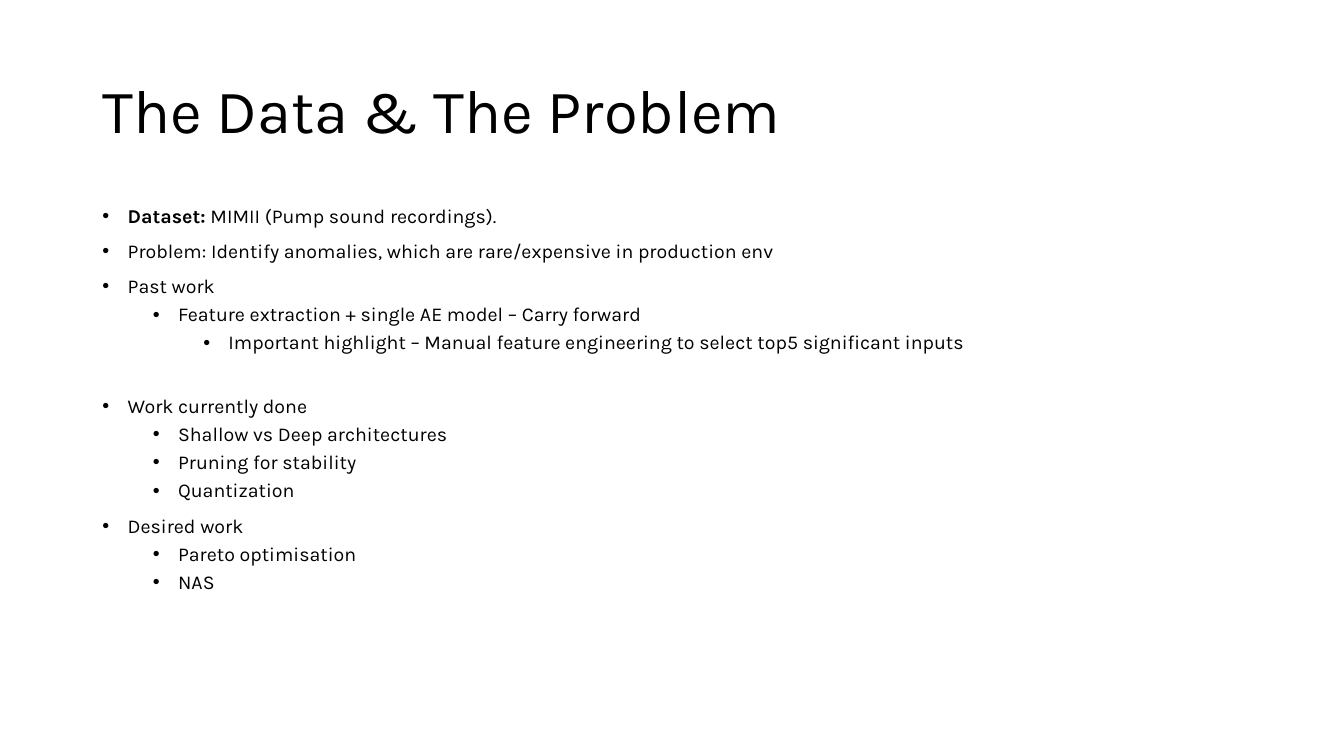
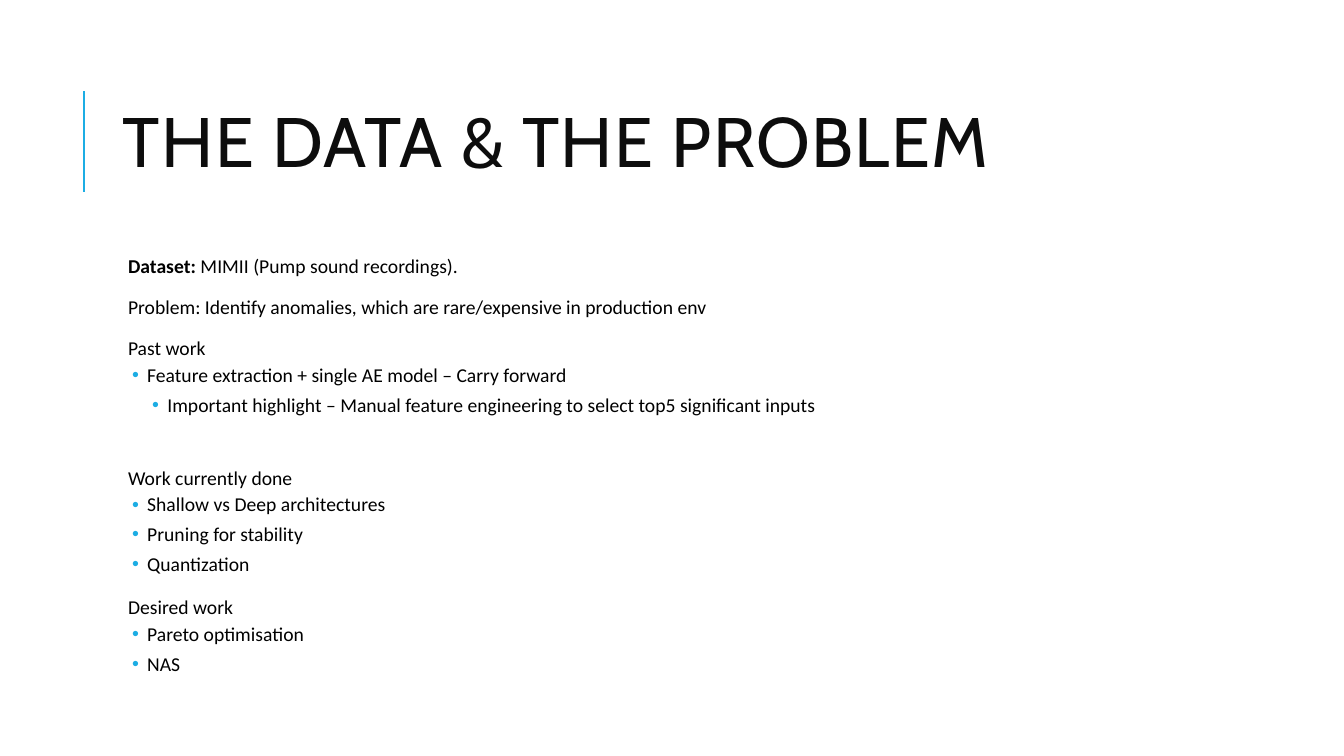
Before and after one commit to likesh525/MIMII-autoencoder, a slide deck: slide 2 of Pump-Net.pptx. Drawn at 1344x756 pixels with LibreOffice and Linux fonts; fonts in the diff are those of the drawing. Boxes give left, top, right and bottom in pixels: in the first picture for what was removed or moved away, otherwise in the second. Text is boxed around its words. In the diff, an @@ line names an element or a change of style, - is before the commit and + after.

```diff
--- a/Pump-Net.pptx
+++ b/Pump-Net.pptx
@@ line added from (84, 192) to (84, 91), #1CADE4 1.5 pt @@
@@ title at [123,117,989,168]: text changed; size 44 to 50 pt; font Karla to Cabin; text colour #000000 to #0D0D0D @@
-The Data & The Problem
+THE DATA & THE PROBLEM
@@ text "Dataset: MIMII (Pump sound recordings).": place and size @@
-text "Dataset: MIMII (Pump sound recordings)." at [128,209,964,590]
+text "Dataset: MIMII (Pump sound recordings)." at [128,259,815,671]
@@ text "Dataset: MIMII (Pump sound recordings)." at [128,259,815,671]: font Karla to Calibri; bullet • to  ; more space between paragraphs; indent changed @@
```
Also in this commit, not shown: 4 other slides changed, 1 other file.
